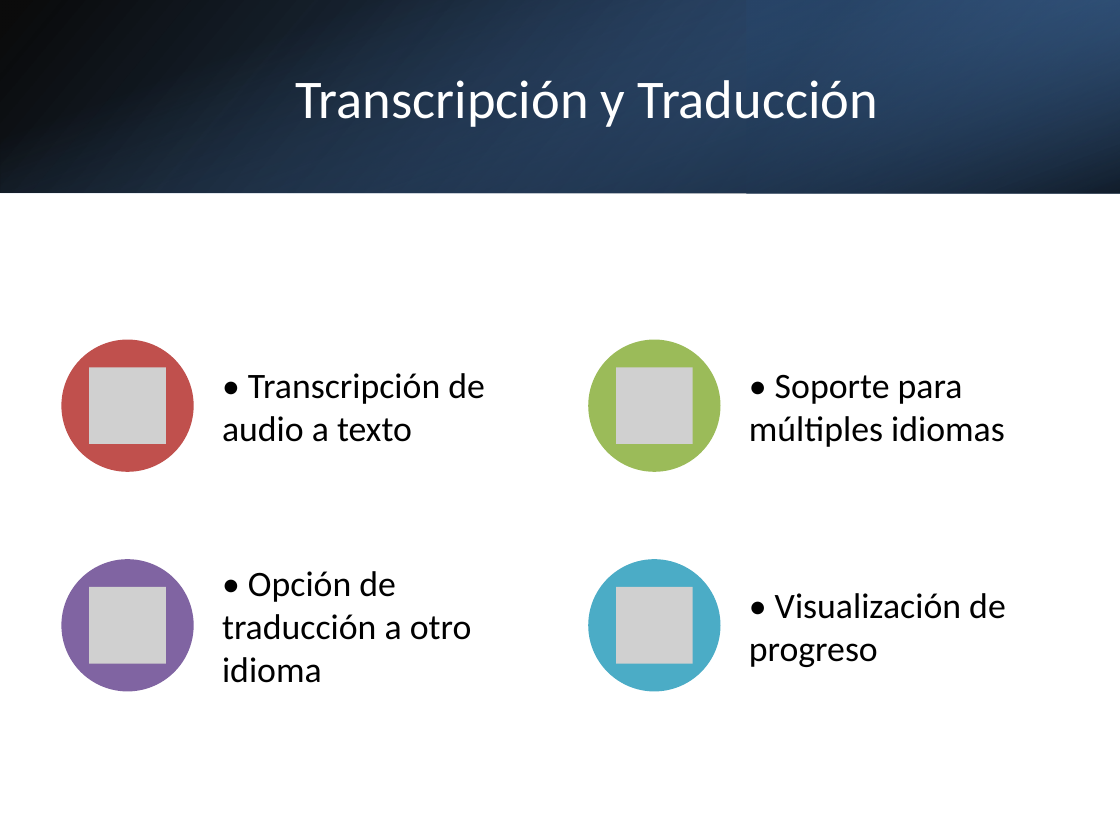
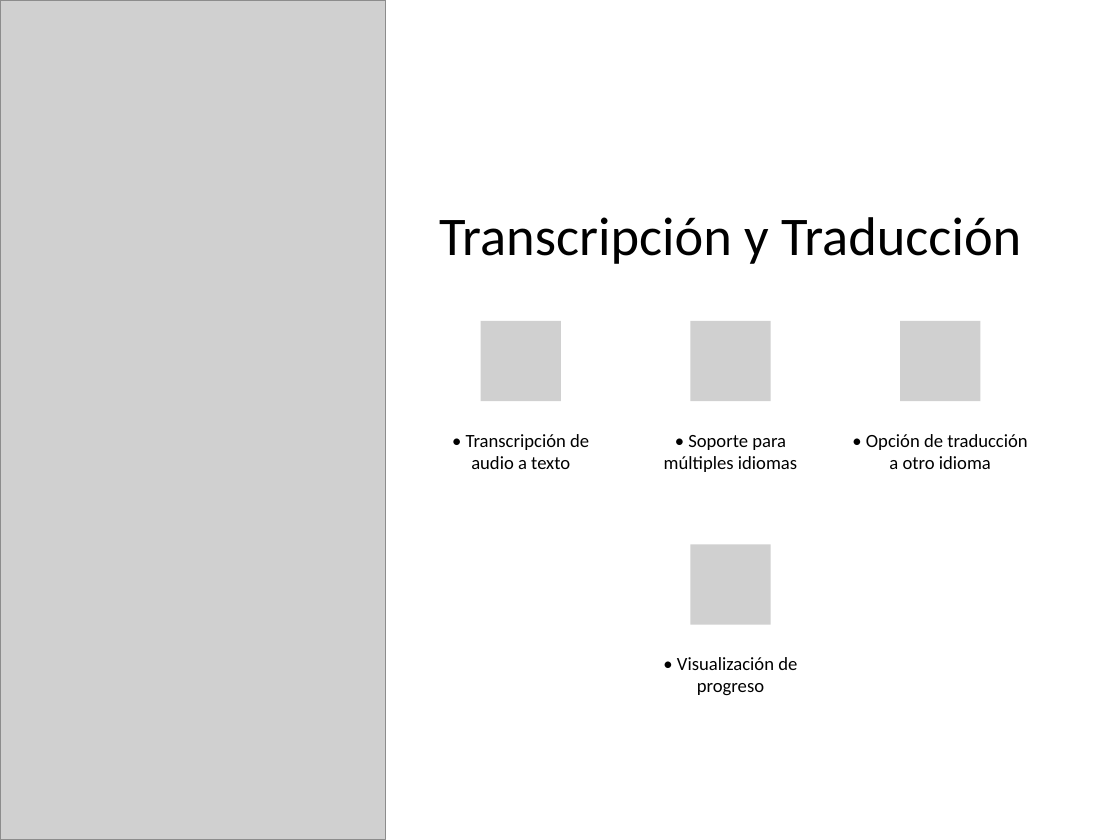
Before and after one commit to jonatha1992/Transcriptor, a slide deck: slide 5 of Presentacion_Transcriptor.pptx (slide 4 before the commit). Drawn at 1120x840 pixels with LibreOffice and Linux fonts; fonts in the diff are those of the drawing; grey boxes stand for pictures. Boxes give left, top, right and bottom in pixels: in the first picture for what was removed or moved away, otherwise in the second. Text is boxed around its words. In the diff, an @@ line names an element or a change of style, - is before the commit and + after.

```diff
--- a/Presentacion_Transcriptor.pptx
+++ b/Presentacion_Transcriptor.pptx
@@ rectangle removed at (x1=0, y1=0, x2=1120, y2=193) @@
@@ rectangle removed at (x1=0, y1=0, x2=1120, y2=193) @@
@@ picture added at (x1=0, y1=0, x2=385, y2=840) @@
@@ rectangle removed at (x1=747, y1=0, x2=1120, y2=193) @@
@@ title "Transcripción y Traducción" moved from (x1=296, y1=80, x2=878, y2=127) to (x1=439, y1=217, x2=1021, y2=264) @@
@@ title "Transcripción y Traducción" at (x1=439, y1=217, x2=1021, y2=264): text colour #FFFFFF to #000000; vertical alignment middle to bottom @@
@@ text "• Transcripción de audio a ..." moved from (x1=222, y1=373, x2=485, y2=442) to (x1=466, y1=434, x2=589, y2=469) @@
@@ text "• Soporte para múltiples idiomas" moved from (x1=749, y1=374, x2=1005, y2=447) to (x1=664, y1=435, x2=797, y2=472) @@
@@ size 23 to 12 pt; alignment left to centre; less space between paragraphs; vertical alignment middle to top in 4 elements at (x1=466, y1=434, x2=589, y2=469), (x1=664, y1=435, x2=797, y2=472), (x1=677, y1=657, x2=797, y2=696), (x1=866, y1=434, x2=1027, y2=469) @@
@@ text "• Opción de traducción a ..." moved from (x1=222, y1=571, x2=472, y2=683) to (x1=866, y1=434, x2=1027, y2=469) @@
@@ group added at (x1=480, y1=320, x2=981, y2=625): 4 pictures @@
@@ group removed at (x1=62, y1=339, x2=720, y2=691): 4 ellipses, 4 pictures @@
@@ text "• Visualización de progreso" moved from (x1=749, y1=593, x2=1006, y2=667) to (x1=677, y1=657, x2=797, y2=696) @@
```
Also in this commit, not shown: 4 other slides changed, 3 slides added, 3 other files.
